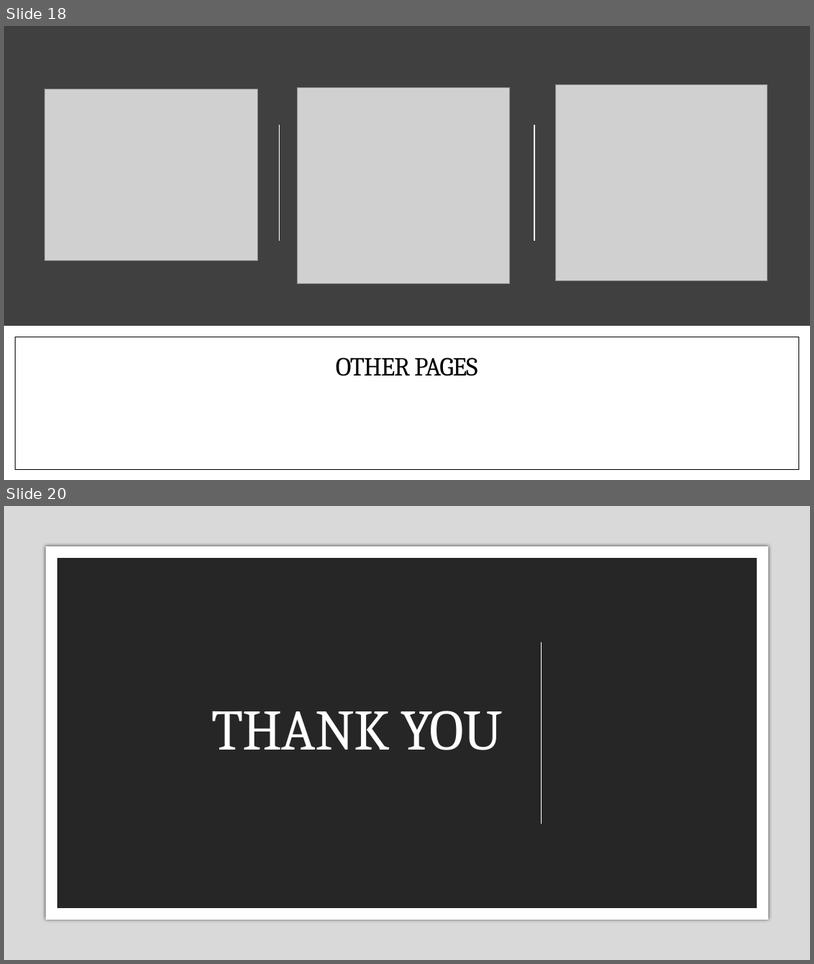
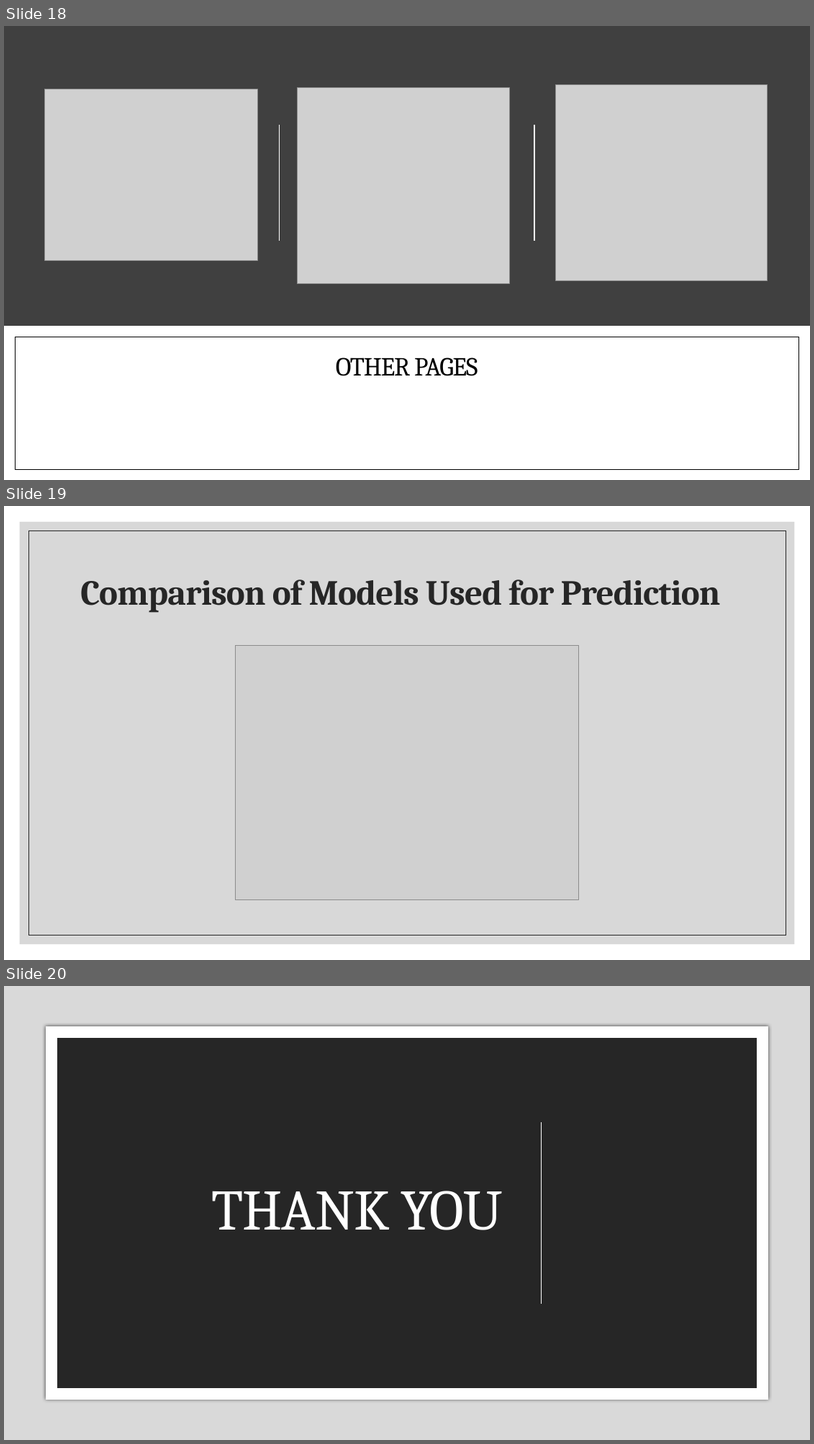
Before and after one commit to arundhatic/COVID-19-MLModels-LaboratoryTest, a slide deck: Presentation/Project_3_COVID19_MLModels_LabTests_Presentation.pptx. Shown one above the other, each under a label of ours: slides 18 and 20 before the commit, slides 18, 19 and 20 after it; the slides between them are not shown. The pictures are 814x964 and 814x1444 pixels, drawn with LibreOffice and Linux fonts; fonts in the diff are those of the drawing; grey boxes stand for pictures. Boxes give left, top, right and bottom in pixels: in the first picture for what was removed or moved away, otherwise in the second. Text is boxed around its words. In the diff, an @@ line names an element or a change of style, - is before the commit and + after.

```diff
--- a/Presentation/Project_3_COVID19_MLModels_LabTests_Presentation.pptx
+++ b/Presentation/Project_3_COVID19_MLModels_LabTests_Presentation.pptx
@@ slide 19 added at [4, 506, 810, 960], background #FFFFFF @@
@@ rectangle added at [20, 522, 795, 944], fill #BFBFBF at 60% opacity @@
@@ rectangle added at [28, 530, 786, 935], outline #262626 0.5 pt @@
@@ title added at [80, 579, 721, 613], 42 pt, text #262626, bold @@
+Comparison of Models Used for Prediction
@@ picture added at [236, 645, 579, 900] @@
```
Also in this commit, not shown: 1 slide changed, 1 slide removed, 3 other files.
